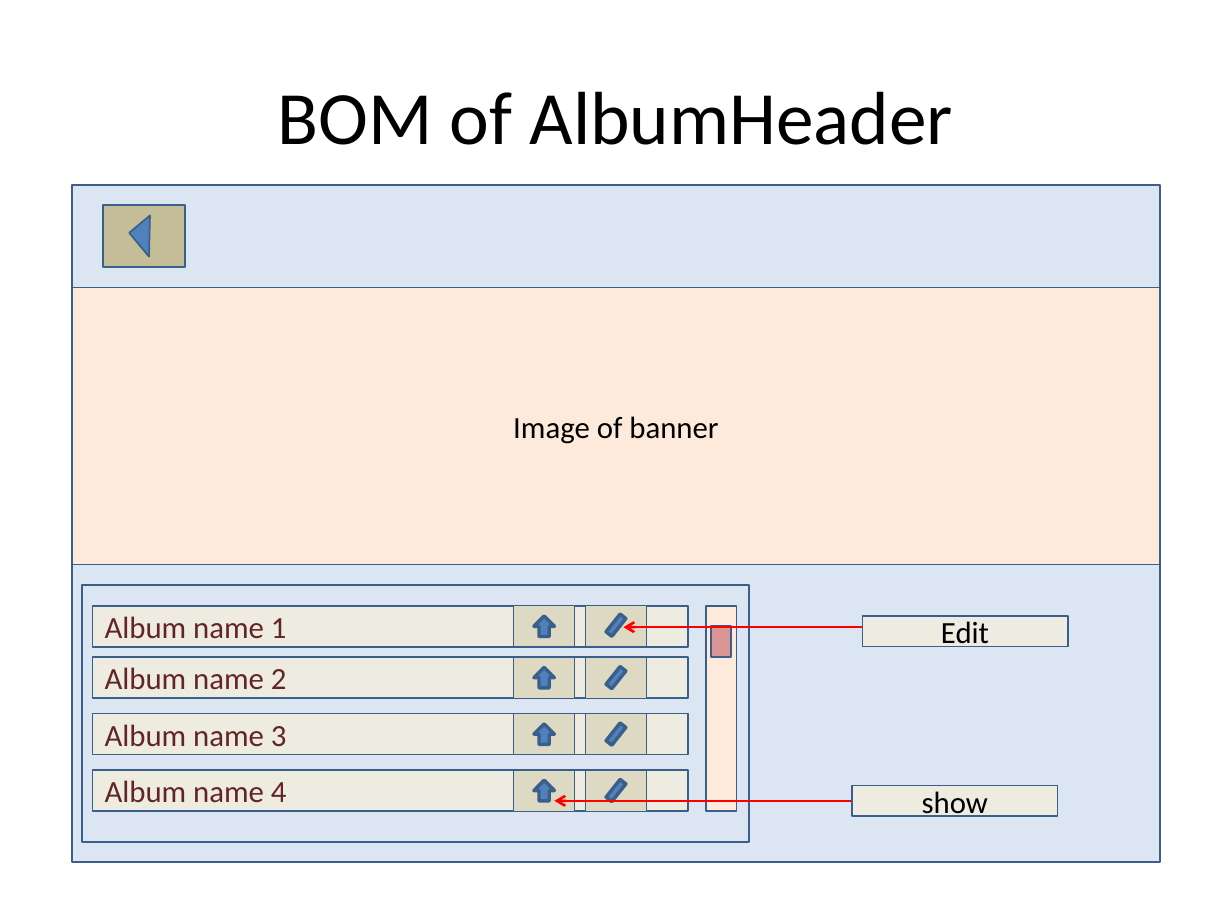
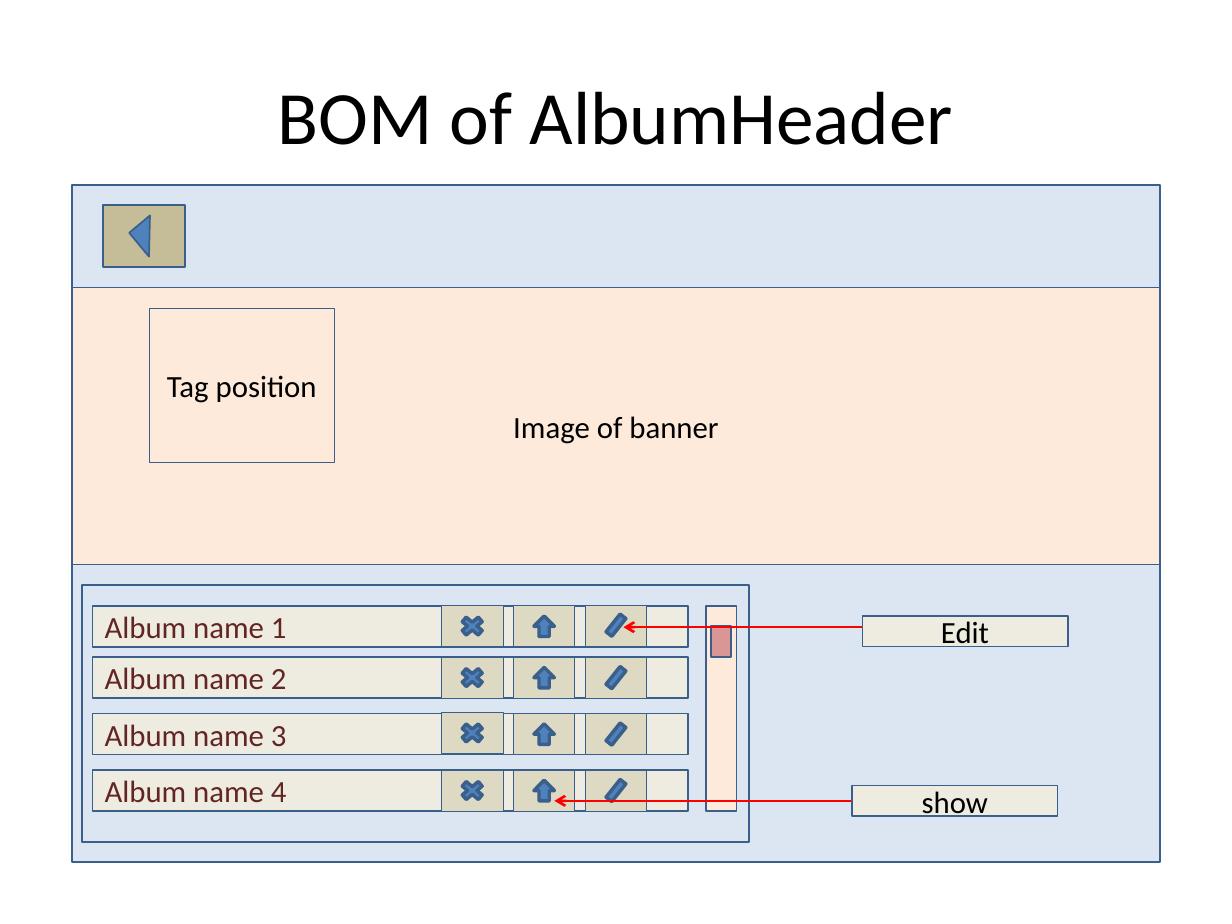
Before and after one commit to google-code-export/dau-gia-truc-tuyen-dhnl2, a slide deck: slide 8 of source/musicpage/Documents/Music page.pptx. Drawn at 1232x924 pixels with LibreOffice and Linux fonts; fonts in the diff are those of the drawing. Boxes give left, top, right and bottom in pixels: in the first picture for what was removed or moved away, otherwise in the second. Text is boxed around its words. In the diff, an @@ line names an element or a change of style, - is before the commit and + after.

```diff
--- a/source/musicpage/Documents/Music page.pptx
+++ b/source/musicpage/Documents/Music page.pptx
@@ rectangle added at box(149, 308, 334, 462), fill #FDEADA, outline #3A5F8C 0.25 pt, 18 pt, text #000000 @@
+Tag position
@@ rectangle added at box(441, 606, 503, 647), fill #DDD9C3, outline #3A5F8C 0.5 pt @@
@@ cross added at box(457, 614, 488, 639), fill #4F81BD, outline #3A5F8C 2 pt @@
@@ rectangle added at box(441, 657, 503, 697), fill #DDD9C3, outline #3A5F8C 0.5 pt @@
@@ cross added at box(457, 665, 488, 691), fill #4F81BD, outline #3A5F8C 2 pt @@
@@ rectangle added at box(441, 712, 503, 753), fill #DDD9C3, outline #3A5F8C 0.5 pt @@
@@ cross added at box(457, 721, 488, 747), fill #4F81BD, outline #3A5F8C 2 pt @@
@@ rectangle added at box(441, 770, 503, 811), fill #DDD9C3, outline #3A5F8C 0.5 pt @@
@@ cross added at box(457, 777, 488, 803), fill #4F81BD, outline #3A5F8C 2 pt @@
```
Also in this commit, not shown: 4 slides added.
